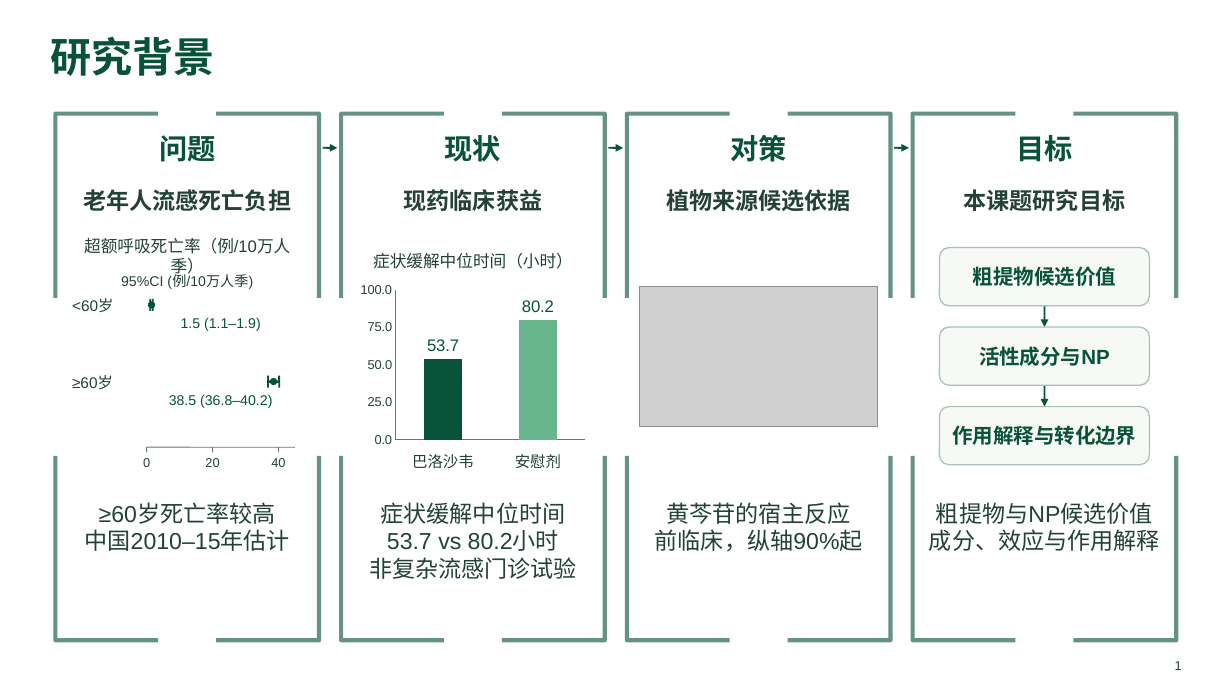
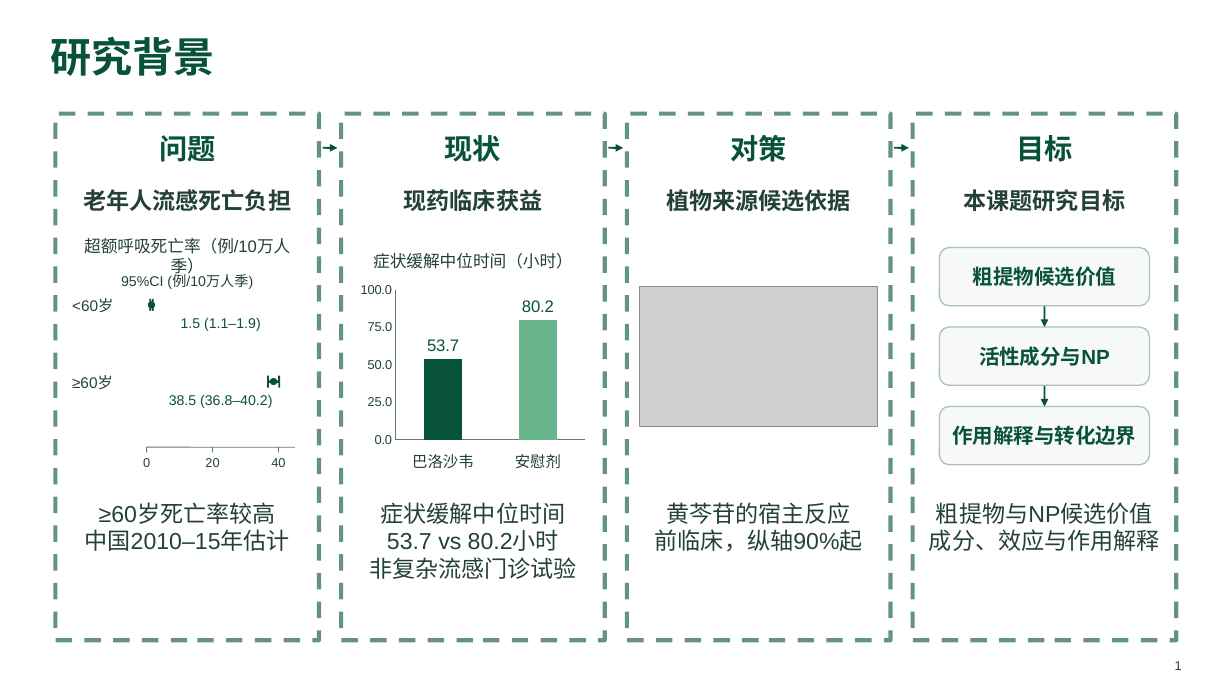
Before and after one commit to yetong0516/research-slide-workflow, a slide deck: slide 1 of examples/natural-antiviral/example.pptx. Drawn at 1232x693 pixels with LibreOffice and Linux fonts; fonts in the diff are those of the drawing; grey boxes stand for pictures. Boxes give left, top, right and bottom in pixels: in the first picture for what was removed or moved away, otherwise in the second. Text is boxed around its words. In the diff, an @@ line names an element or a change of style, - is before the commit and + after.

```diff
--- a/examples/natural-antiviral/example.pptx
+++ b/examples/natural-antiviral/example.pptx
@@ freeform shape removed at <box>55,114,319,640</box> @@
@@ rectangle added at <box>55,114,319,640</box>, fill #FFFFFF, outline #075238 3.2 pt dashed @@
@@ freeform shape removed at <box>341,114,604,640</box> @@
@@ rectangle added at <box>341,114,604,640</box>, fill #FFFFFF, outline #075238 3.2 pt dashed @@
@@ freeform shape removed at <box>628,114,891,640</box> @@
@@ rectangle added at <box>628,114,891,640</box>, fill #FFFFFF, outline #075238 3.2 pt dashed @@
@@ freeform shape removed at <box>913,114,1177,640</box> @@
@@ rectangle added at <box>913,114,1177,640</box>, fill #FFFFFF, outline #075238 3.2 pt dashed @@
```
Also in this commit, not shown: 6 other slides changed, 6 other files.
